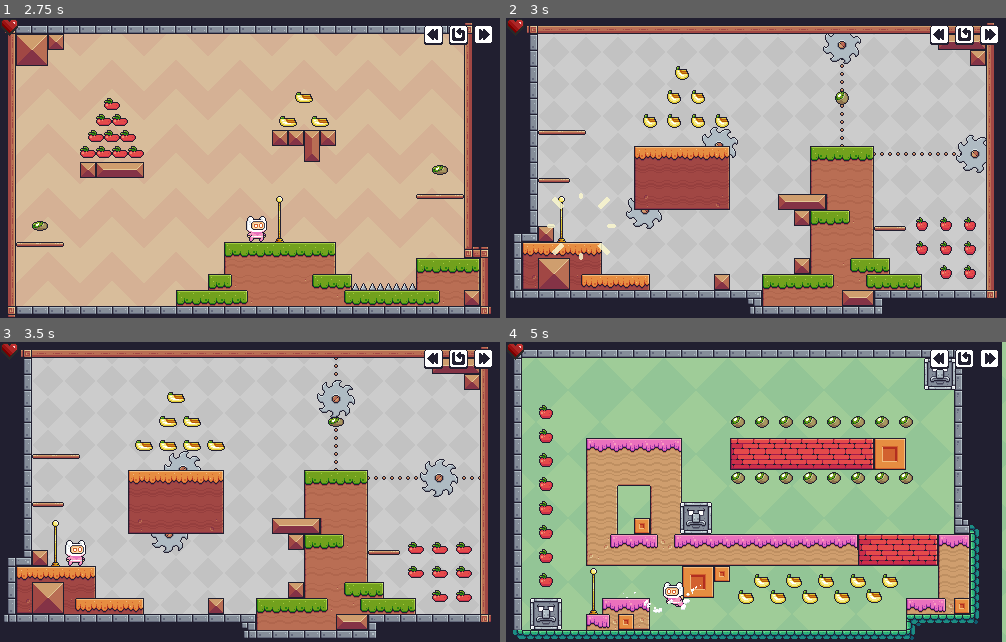
Above: before the commit, frames 1-4 (two rows, left to right).
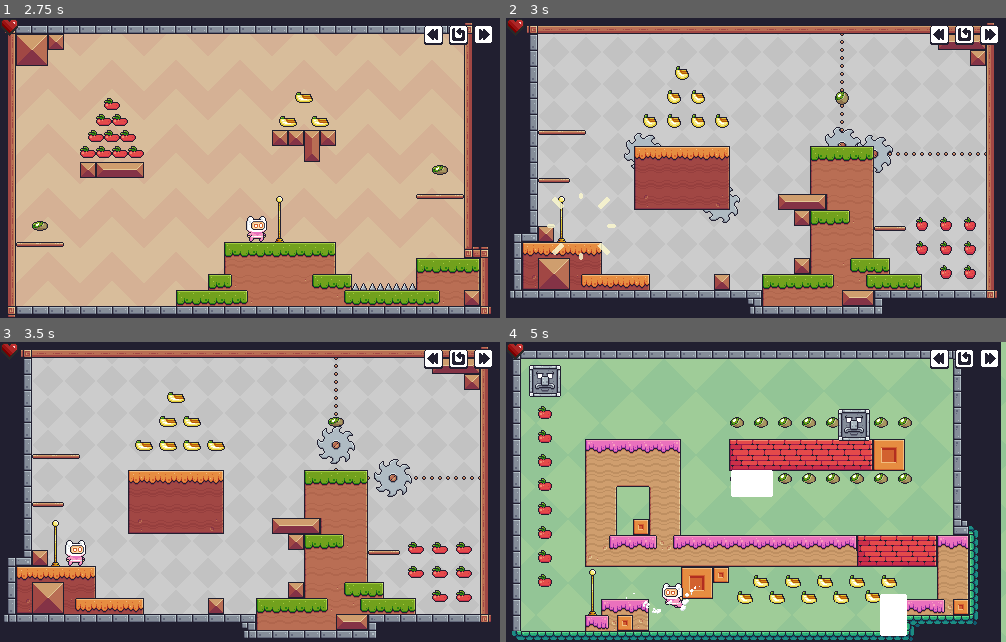
Above: after the commit, the same moments.

Repository: Javi-CD/godot4-platformer2D
Game: Godot game, scene res://src/scenes/game/game.tscn
Same seed, same stepped clock (60 frames per second), same inputs: the game is played once before the commit and once after it.
Inputs (mouse positions are in pixels of both pictures, inside the frame that each line leads up to):
- Up to frame 1 (2.75 s): click (460, 42) at 0.5 s; click (460, 42) at 1.25 s; click (460, 42) at 2 s
- Up to frame 2 (3 s): click (991, 42) at 2.75 s
- Up to frame 3 (3.5 s): no input
- Up to frame 4 (5 s): click (991, 366) at 3.5 s; hold D (right) from 4.28 s (still down); tap Space (jump) at 4.52 s

Frame 1 is identical in both runs. In frame 2, 1.8% of the frame differs, in the area x 23-96%, y 5-71%; in frame 3, 2.0%; in frame 4, 21%, in the area x 1-100%, y 0-100%.

Commit message:
fix(level): resolve canonical scene paths and apply initial point delay to traps

Diff:
--- a/src/scenes/game/game.gd
+++ b/src/scenes/game/game.gd
@@ -38,20 +38,21 @@
 		push_warning("load_level recibió una ruta vacía.")
 		return
 
-	if _current_level_path != level_path:
+	var level_scene := load(level_path) as PackedScene
+	if level_scene == null:
+		push_warning("No se pudo cargar la escena: " + level_path)
+		return
+
+	var canonical_path := level_scene.resource_path
+	if _current_level_path != canonical_path:
 		_previous_level_path = _current_level_path
 
-	_current_level_path = level_path
+	_current_level_path = canonical_path
 	_update_current_level_index()
 
 	if _current_level != null:
 		_current_level.queue_free()
 		_current_level = null
-
-	var level_scene := load(level_path) as PackedScene
-	if level_scene == null:
-		push_warning("No se pudo cargar la escena: " + level_path)
-		return
 
 	var instantiated := level_scene.instantiate() as Node2D
 	if instantiated == null:
--- a/src/scenes/game/game.tscn
+++ b/src/scenes/game/game.tscn
@@ -1,12 +1,18 @@
 [gd_scene format=3 uid="uid://baj8tlkymatdn"]
 
 [ext_resource type="Script" uid="uid://bvir1s50seqq5" path="res://src/scenes/game/game.gd" id="1_yw0pm"]
+[ext_resource type="PackedScene" uid="uid://dky0mc6etwe3a" path="res://src/scenes/levels/level_01/level_01.tscn" id="2_3fbob"]
 [ext_resource type="Script" uid="uid://td7wttxuvp4k" path="res://src/scenes/camera/main_camera.gd" id="2_camera"]
+[ext_resource type="PackedScene" uid="uid://dk4v1ooh8fpy8" path="res://src/scenes/levels/level_03/level_03.tscn" id="2_i43ty"]
+[ext_resource type="PackedScene" uid="uid://c11rxuw2jfhv5" path="res://src/scenes/levels/level_02/level_02.tscn" id="3_14lda"]
+[ext_resource type="PackedScene" uid="uid://dy3t230dijxpu" path="res://src/scenes/levels/level_04/level_04.tscn" id="5_p0lgu"]
 [ext_resource type="PackedScene" uid="uid://d17dc028f211v" path="res://src/scenes/hud/hud.tscn" id="5_viayp"]
+[ext_resource type="PackedScene" uid="uid://brmxq3g8dgrr7" path="res://src/scenes/levels/level_05/level_05.tscn" id="6_jvdw2"]
 
 [node name="Game" type="Node2D" unique_id=628198194]
 script = ExtResource("1_yw0pm")
 first_level_path = "uid://dky0mc6etwe3a"
+level_sequence = Array[PackedScene]([ExtResource("2_3fbob"), ExtResource("3_14lda"), ExtResource("2_i43ty"), ExtResource("5_p0lgu"), ExtResource("6_jvdw2")])
 
 [node name="MainCamera" type="Camera2D" parent="." unique_id=2083941029]
 position = Vector2(250, 150)
--- a/src/scenes/traps/rock_head/rock_head.gd
+++ b/src/scenes/traps/rock_head/rock_head.gd
@@ -54,6 +54,7 @@
 	if _local_points.size() > 0:
 		global_position = _initial_position + _local_points[0]
 		_current_index = _get_next_point_index()
+		_start_point_delay_if_needed()
 
 	sprite.animation_finished.connect(_on_sprite_animation_finished)
 	_reset_blink_timer()
@@ -71,6 +72,7 @@
 	if _local_points.size() > 0:
 		global_position = _initial_position + _local_points[0]
 		_current_index = _get_next_point_index()
+		_start_point_delay_if_needed()
 
 	_reset_blink_timer()
 	_play_idle()
--- a/src/scenes/traps/saw/saw.gd
+++ b/src/scenes/traps/saw/saw.gd
@@ -35,6 +35,8 @@
 	if _local_points.size() > 0:
 		global_position = _initial_position + _local_points[0]
 		_current_index = _get_next_point_index()
+		if use_point_delay and point_delay > 0.0:
+			_delay_timer = point_delay
 
 
 func reset_platform() -> void:
@@ -45,6 +47,8 @@
 	if _local_points.size() > 0:
 		global_position = _initial_position + _local_points[0]
 		_current_index = _get_next_point_index()
+		if use_point_delay and point_delay > 0.0:
+			_delay_timer = point_delay
 
 
 func _physics_process(delta: float) -> void:
